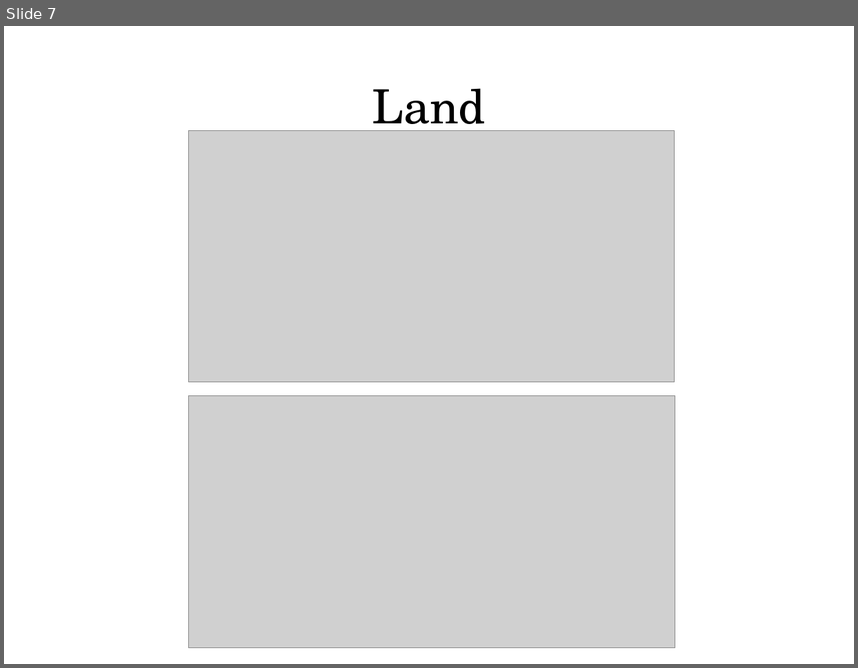
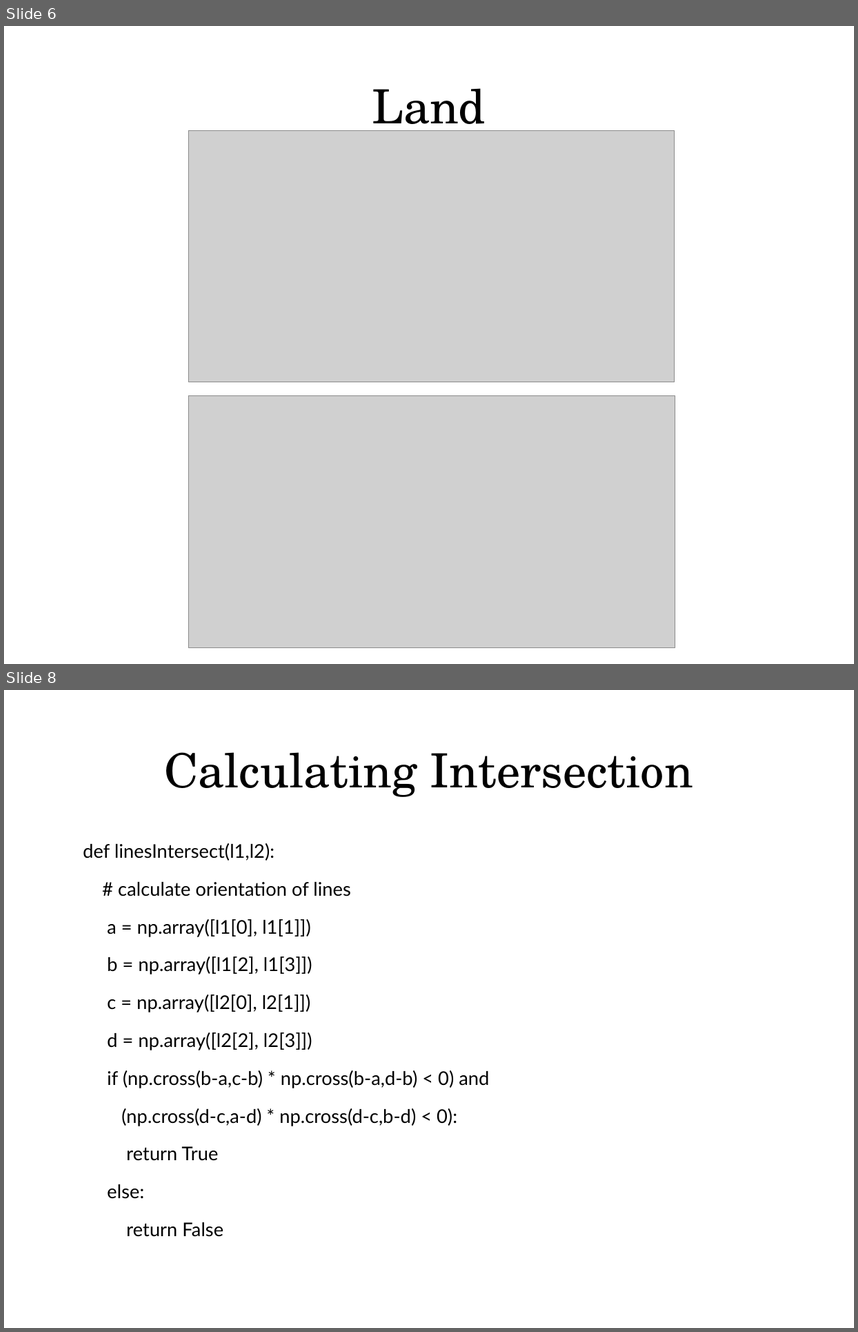
Before and after one commit to LBPeterson/VEL113F_Genetic-Algorithms, a slide deck: Presentation/presentation.odp. Shown one above the other, each under a label of ours: slide 7 before the commit, slides 6 and 8 after it; the slides between them are not shown. The pictures are 858x668 and 858x1332 pixels, drawn with LibreOffice and Linux fonts; fonts in the diff are those of the drawing; grey boxes stand for pictures. Boxes give left, top, right and bottom in pixels: in the first picture for what was removed or moved away, otherwise in the second. Text is boxed around its words. In the diff, an @@ line names an element or a change of style, - is before the commit and + after.

```diff
--- a/Presentation/presentation.odp
+++ b/Presentation/presentation.odp
@@ slide 8 added at [4,690,854,1328], background #FFFFFF @@
@@ title added at [164,752,693,797], 44 pt, text #000000 @@
+Calculating Intersection
@@ text added at [83,843,489,1199], 17.6 pt, text #000000 @@
+def linesIntersect(l1,l2):
+# calculate orientation of lines
+a = np.array([l1[0], l1[1]])
+b = np.array([l1[2], l1[3]])
+c = np.array([l2[0], l2[1]])
+d = np.array([l2[2], l2[3]])
+if (np.cross(b-a,c-b) * np.cross(b-a,d-b) < 0) and
+(np.cross(d-c,a-d) * np.cross(d-c,b-d) < 0):
+return True
+else:
+return False
@@ what was slide 7 is now slide 6 @@
```
Also in this commit, not shown: 2 slides changed, 2 other slides added, 2 slides removed, 12 other files.
